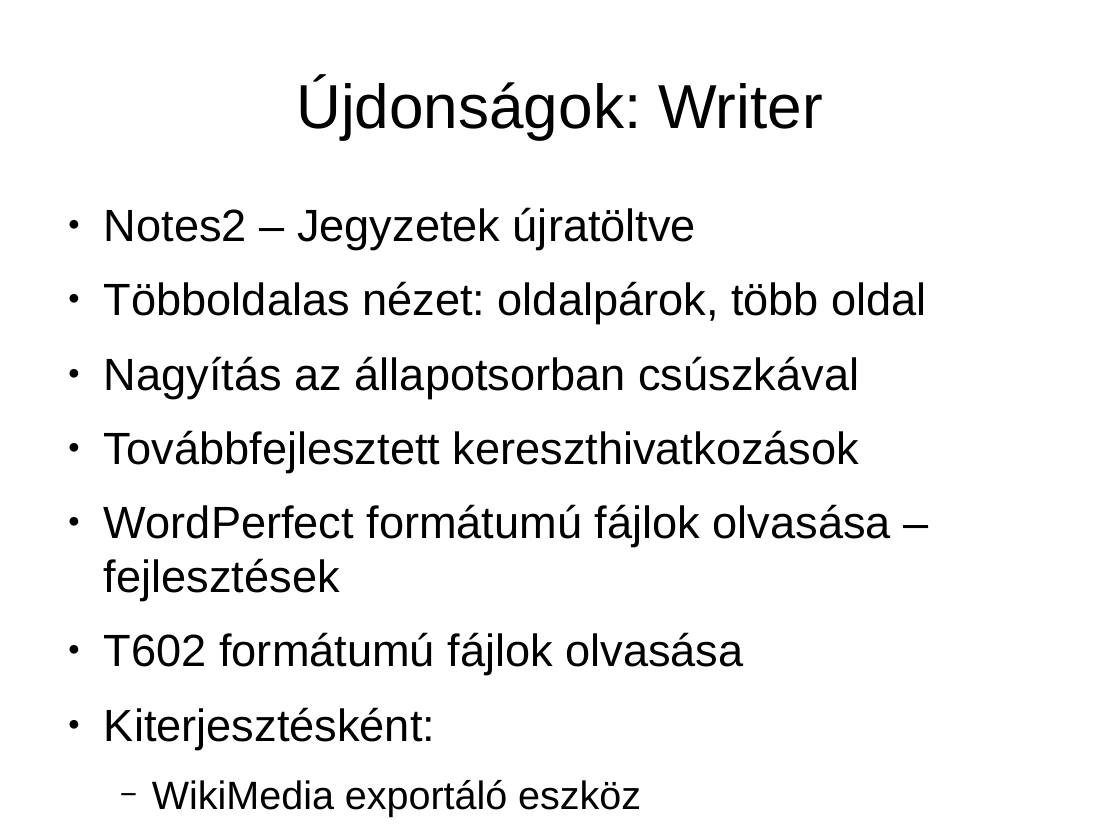
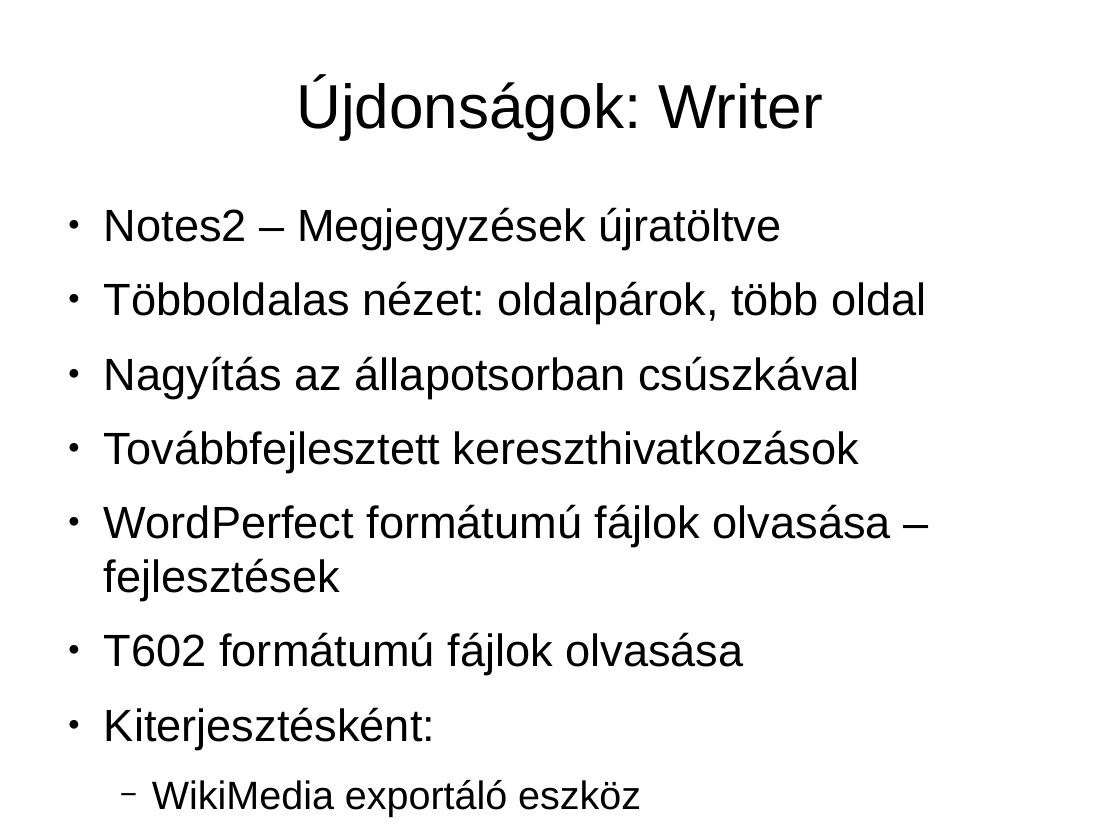
Before and after one commit to KAMI911/oxygenoffice, a slide deck: slide 17 of documents/marketing/hu/OpenOffice.org3_ujdonsagai.odp (slide 11 before the commit). Drawn at 1120x840 pixels with LibreOffice and Linux fonts; fonts in the diff are those of the drawing. Boxes give left, top, right and bottom in pixels: in the first picture for what was removed or moved away, otherwise in the second. Text is boxed around its words. In the diff, an @@ line names an element or a change of style, - is before the commit and + after.

```diff
--- a/documents/marketing/hu/OpenOffice.org3_ujdonsagai.odp
+++ b/documents/marketing/hu/OpenOffice.org3_ujdonsagai.odp
@@ text at [104,207,781,250]: text changed @@
-● Notes2 – Jegyzetek újratöltve
+● Notes2 – Megjegyzések újratöltve
```
Also in this commit, not shown: 13 other slides changed, 14 slides added, 2 slides removed.
